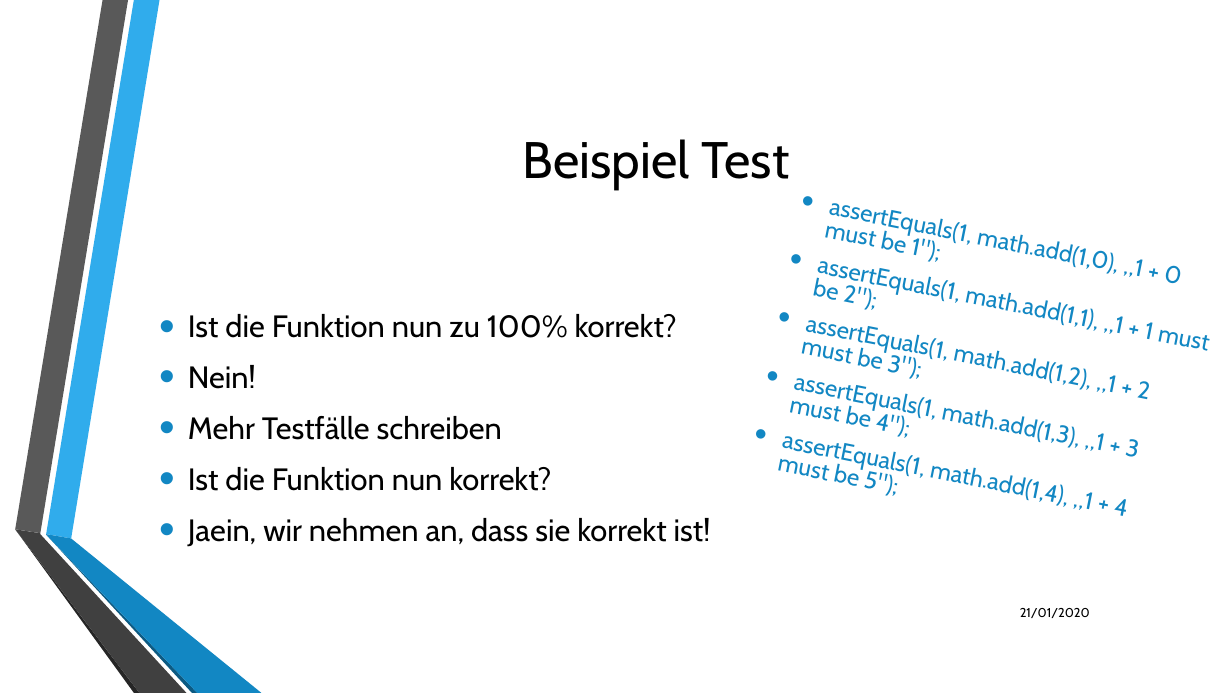
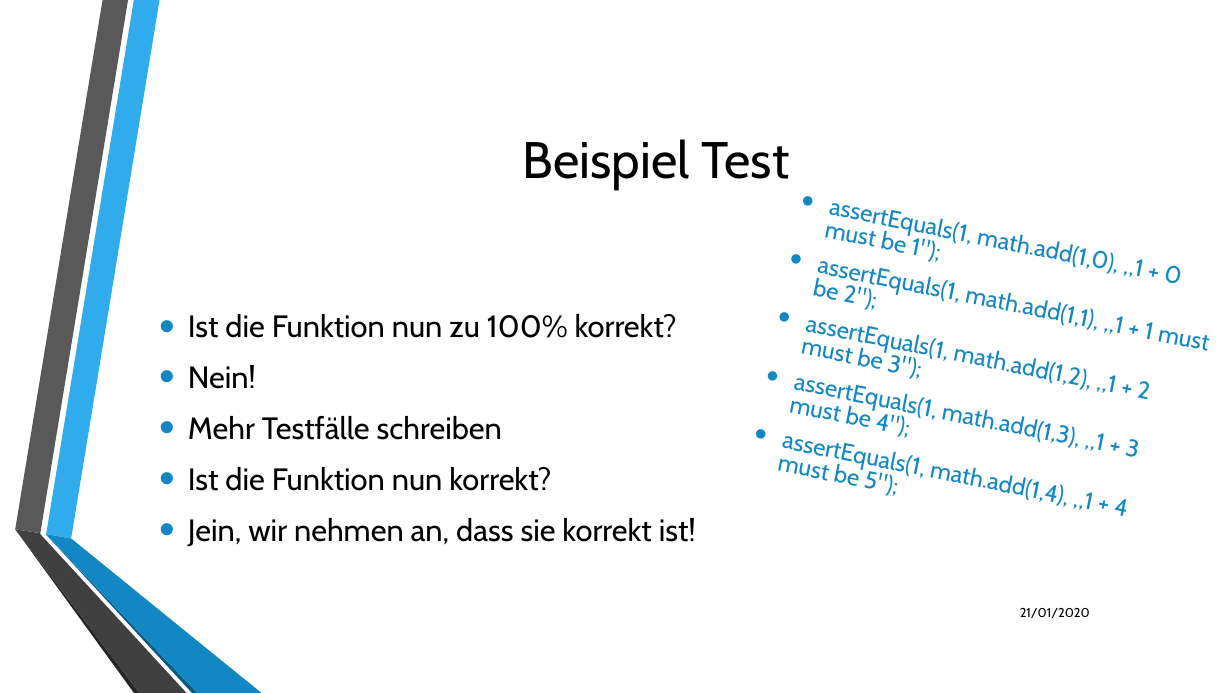
Before and after one commit to LukasKiederle/seminar-coq, a slide deck: slide 4 of final-presentation.odp. Drawn at 1232x693 pixels with LibreOffice and Linux fonts; fonts in the diff are those of the drawing; background and template pictures are left out. Boxes give left, top, right and bottom in pixels: in the first picture for what was removed or moved away, otherwise in the second. Text is boxed around its words. In the diff, an @@ line names an element or a change of style, - is before the commit and + after.

```diff
--- a/final-presentation.odp
+++ b/final-presentation.odp
@@ text at (188, 518, 696, 547): text changed @@
-• Jaein, wir nehmen an, dass sie korrekt ist!
+• Jein, wir nehmen an, dass sie korrekt ist!
```
Also in this commit, not shown: 5 other slides changed, 1 slide added.
